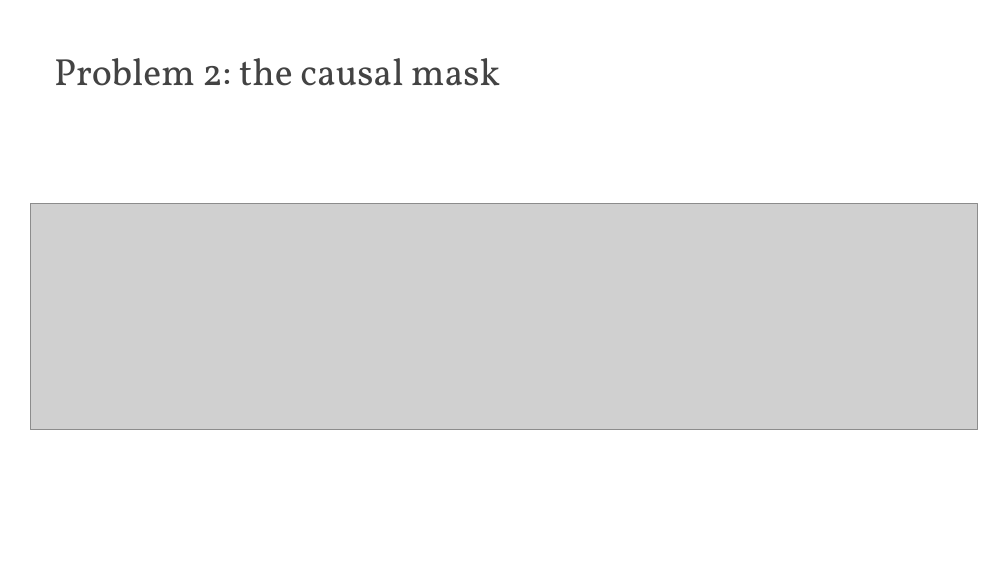
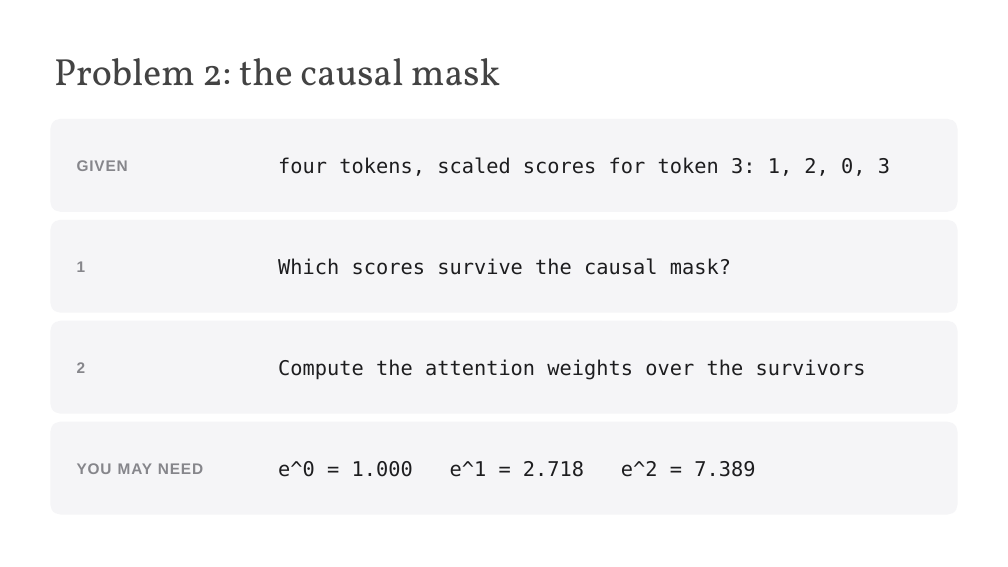
Before and after one commit to edavalosanaya/CSCI3495_NLP_LLMs_Student, a slide deck: slide 5 of weeks/week-07/class-02/lecture/slides.pptx. Drawn at 1008x567 pixels with LibreOffice and Linux fonts; fonts in the diff are those of the drawing; grey boxes stand for pictures; background and template pictures are left out. Boxes give left, top, right and bottom in pixels: in the first picture for what was removed or moved away, otherwise in the second. Text is boxed around its words. In the diff, an @@ line names an element or a change of style, - is before the commit and + after.

```diff
--- a/weeks/week-07/class-02/lecture/slides.pptx
+++ b/weeks/week-07/class-02/lecture/slides.pptx
@@ rounded rectangle added at box(50, 119, 958, 212), fill #F5F5F7 @@
@@ text added at box(77, 160, 128, 171), 11 pt, text #86868B, bold @@
+GIVEN
@@ text added at box(278, 157, 890, 176), 14.5 pt, text #1D1D1F @@
+four tokens, scaled scores for token 3: 1, 2, 0, 3
@@ picture removed at box(30, 204, 978, 430) @@
@@ rounded rectangle added at box(50, 220, 958, 312), fill #F5F5F7 @@
@@ text added at box(77, 261, 86, 272), 11 pt, text #86868B, bold @@
+1
@@ text added at box(278, 258, 731, 275), 14.5 pt, text #1D1D1F @@
+Which scores survive the causal mask?
@@ rounded rectangle added at box(50, 321, 958, 413), fill #F5F5F7 @@
@@ text added at box(278, 359, 866, 380), 14.5 pt, text #1D1D1F @@
+Compute the attention weights over the survivors
@@ text added at box(77, 362, 86, 373), 11 pt, text #86868B, bold @@
+2
@@ rounded rectangle added at box(50, 421, 958, 514), fill #F5F5F7 @@
@@ text added at box(77, 463, 203, 474), 11 pt, text #86868B, bold @@
+YOU MAY NEED
@@ text added at box(278, 461, 755, 477), 14.5 pt, text #1D1D1F @@
+e^0 = 1.000 e^1 = 2.718 e^2 = 7.389
```
Also in this commit, not shown: 8 other slides changed, 19 other files.
